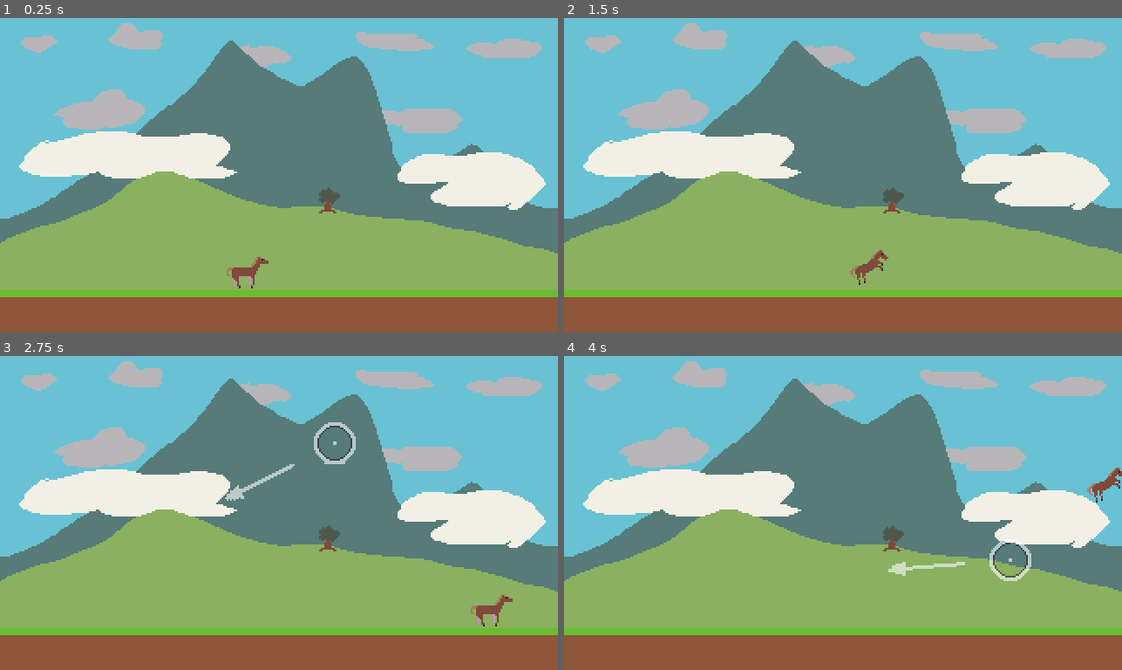
Above: before the commit, frames 1-4 (two rows, left to right).
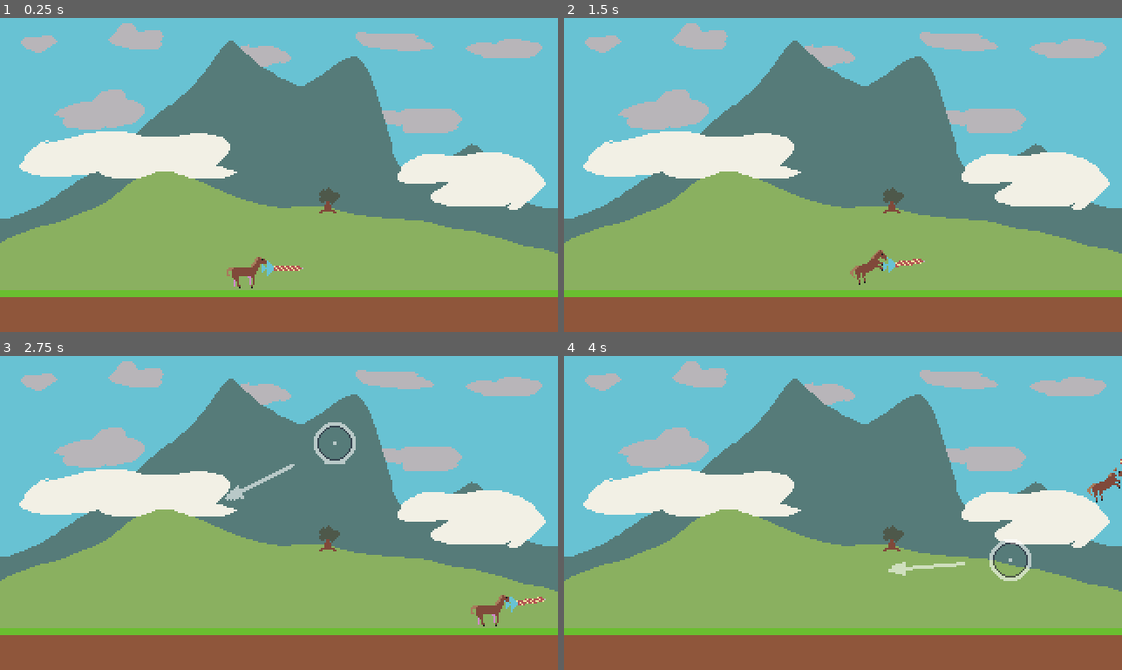
Above: after the commit, the same moments.

Repository: ErwinPrograms/Mini-Jam-205-Horses
Game: Godot game, scene res://scenes/roots/game.tscn
Same seed, same stepped clock (60 frames per second), same inputs: the game is played once before the commit and once after it.
Inputs (mouse positions are in pixels of both pictures, inside the frame that each line leads up to):
- Up to frame 1 (0.25 s): no input
- Up to frame 2 (1.5 s): tap Enter at 0.5 s; move the mouse to (965, 159) at 0.52 s; press the mouse at (965, 159) at 0.53 s; tap Space at 1.25 s; move the mouse to (731, 190) at 1.27 s; release the mouse at (731, 190) at 1.28 s; click (731, 190) at 1.35 s
- Up to frame 3 (2.75 s): move the mouse to (334, 443) at 2.02 s; press the mouse at (334, 443) at 2.03 s
- Up to frame 4 (4 s): tap Enter at 2.75 s; move the mouse to (815, 575) at 2.77 s; release the mouse at (815, 575) at 2.78 s; click (815, 575) at 2.85 s; move the mouse to (1010, 560) at 3.52 s; press the mouse at (1010, 560) at 3.53 s

The runs differ from the first frame. In frame 1, 0.1% of the frame differs, in the area x 46-55%, y 77-83%; in frame 2, 0.1%; in frame 3, 0.1%; in frame 4, less than 0.1%.

Commit message:
Add lance scene and add it to player character

Diff:
--- a/project.godot
+++ b/project.godot
@@ -38,6 +38,8 @@
 2d_physics/layer_3="Obstacle"
 2d_physics/layer_4="Border"
 2d_physics/layer_5="Floor"
+2d_physics/layer_6="PlayerHurtbox"
+2d_physics/layer_7="EnemyHurtbox"
 
 [physics]
 
--- a/scenes/characters/horse_player.gd
+++ b/scenes/characters/horse_player.gd
@@ -16,6 +16,7 @@
 		return _in_air
 
 @onready var sprite_2d: Sprite2D = $Sprite2D
+@onready var lance_weapon: LanceWeapon = $LanceWeapon
 
 func _ready() -> void:
 	_in_air = false
@@ -25,6 +26,8 @@
 	cursor.drag_released.connect(on_drag_released)
 
 func on_drag_released(force_scale: Vector2) -> void:
+	lance_weapon.fire_at_angle(force_scale.normalized().angle())
+
 	# Verticality is dampened instead of disabling force
 	if _in_air and _remaining_jumps <= 0:
 		if force_scale.y < 0:
@@ -35,9 +38,7 @@
 	_remaining_jumps += -1
 	#print("Remaining jumps: %s\nIn Air: %s" % [_remaining_jumps, _in_air])
 
-
 	sprite_2d.flip_h = linear_velocity.x < 0
-
 
 func _on_body_shape_entered(body_rid: RID, body: Node, body_shape_index: int, local_shape_index: int) -> void:
 	if body is FloorBody:
--- a/scenes/characters/horse_player.tscn
+++ b/scenes/characters/horse_player.tscn
@@ -2,6 +2,7 @@
 
 [ext_resource type="Script" uid="uid://bxmogwg77emkv" path="res://scenes/characters/horse_player.gd" id="1_ersk7"]
 [ext_resource type="Texture2D" uid="uid://dwci8yofvnu7x" path="res://assets/horse.png" id="1_wfdm2"]
+[ext_resource type="PackedScene" uid="uid://cgerjl4w3soyo" path="res://scenes/objects/lance_weapon.tscn" id="3_gvtg4"]
 
 [sub_resource type="CapsuleShape2D" id="CapsuleShape2D_wfdm2"]
 radius = 9.0
@@ -22,5 +23,7 @@
 position = Vector2(0, 2)
 shape = SubResource("CapsuleShape2D_wfdm2")
 
+[node name="LanceWeapon" parent="." unique_id=1017408127 instance=ExtResource("3_gvtg4")]
+
 [connection signal="body_shape_entered" from="." to="." method="_on_body_shape_entered"]
 [connection signal="body_shape_exited" from="." to="." method="_on_body_shape_exited"]
--- /dev/null
+++ b/scenes/objects/lance_weapon.gd
@@ -0,0 +1,9 @@
+class_name LanceWeapon
+extends Area2D
+
+@export var damage: int
+
+# size
+
+func fire_at_angle(radians: float) -> void:
+	rotation = radians
--- /dev/null
+++ b/scenes/objects/lance_weapon.tscn
@@ -0,0 +1,20 @@
+[gd_scene format=3 uid="uid://cgerjl4w3soyo"]
+
+[ext_resource type="Script" uid="uid://b523u2no7orhr" path="res://scenes/objects/lance_weapon.gd" id="1_pd21u"]
+[ext_resource type="Texture2D" uid="uid://dc7lol0j3gn0b" path="res://assets/lance.png" id="1_seja1"]
+
+[sub_resource type="RectangleShape2D" id="RectangleShape2D_onb2o"]
+size = Vector2(25, 9)
+
+[node name="LanceWeapon" type="Area2D" unique_id=1017408127]
+collision_layer = 32
+collision_mask = 6
+script = ExtResource("1_pd21u")
+
+[node name="Sprite2D" type="Sprite2D" parent="." unique_id=858266617]
+texture = ExtResource("1_seja1")
+offset = Vector2(20, 0)
+
+[node name="CollisionShape2D" type="CollisionShape2D" parent="." unique_id=1688139811]
+position = Vector2(20.5, 0.5)
+shape = SubResource("RectangleShape2D_onb2o")
Binary file added: assets/lance.png
Not shown, added: assets/lance.png.import
Not shown, added: scenes/objects/lance_weapon.gd.uid
